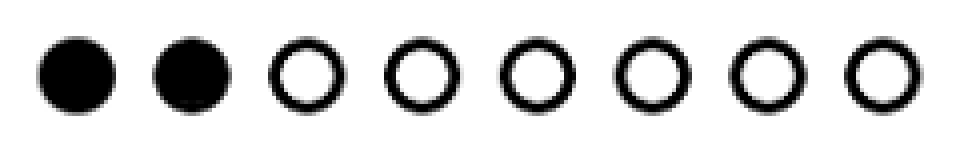
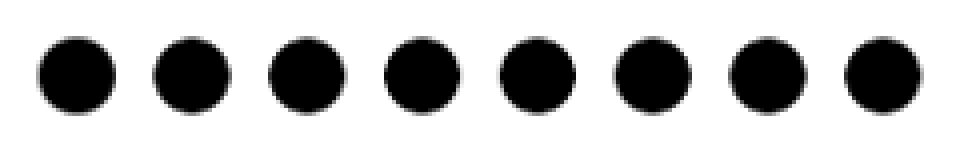
Two versions of the same layered image (960x152). Layer-by-layer changes:
showed "8points0 — копия.jpg" over [108, 48, 912, 104]
added layer "Копия Копия Копия Копия Копия Копия Копия Копия 8points0 — копия.jpg" above "Копия Копия Копия Копия Копия Копия Копия 8points0 — копия.jpg" over [108, 48, 912, 104]
added layer "Копия Копия Копия Копия Копия Копия Копия 8points0 — копия.jpg" above "Копия Копия Копия Копия Копия Копия 8points0 — копия.jpg" over [108, 48, 912, 104]
added layer "Копия Копия Копия Копия Копия Копия 8points0 — копия.jpg" above "Копия Копия Копия Копия Копия 8points0 — копия.jpg" over [108, 48, 912, 104]
added layer "Копия Копия Копия Копия Копия 8points0 — копия.jpg" above "Копия Копия Копия Копия 8points0 — копия.jpg" over [108, 48, 912, 104]
added layer "Копия Копия Копия Копия 8points0 — копия.jpg" above "Копия Копия Копия 8points0 — копия.jpg" over [108, 48, 912, 104]
